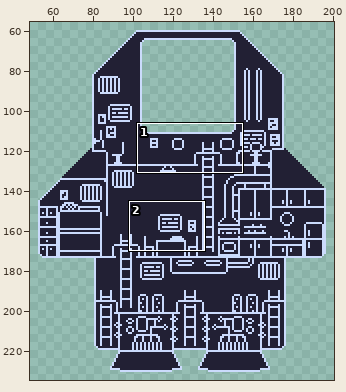
Pixel-art file -- Assets/Sprites/Ship.aseprite. Above: a wide view before the commit, with the close-up outlined.
Close-up. As it was:
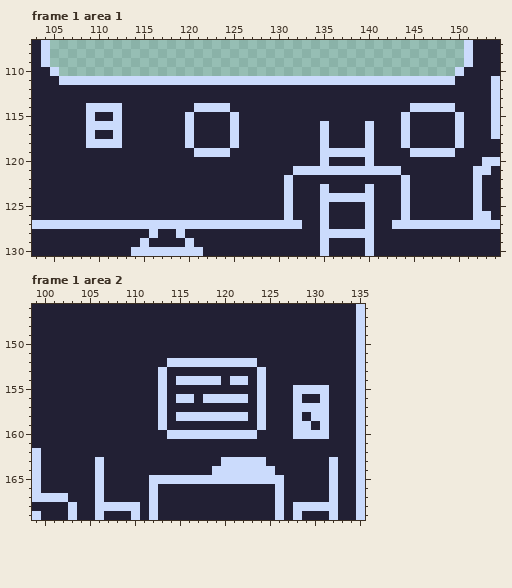
256x256 pixels, 2 frames. Shown: frame 1 area 1: x 103..154, y 107..130; frame 1 area 2: x 99..135, y 146..169. The wide view leaves out empty margins.
And afterwards:
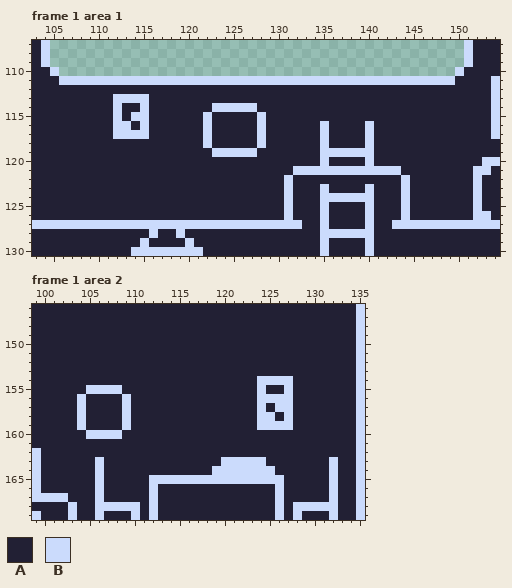
Palette (. is transparent): A #222034  B #cbdbfc
Commit message: rearrange transit computer/ships systems
Difference:
--- frame 1 area 1, layer "Furniture"
@@ x 103..154 @@
 112 AAAAAAAAAAAAAAAAAAAAAAAAAAAAAAAAAAAAAAAAAAAAAAAAAAAB
-113 AAAAAAAAAAAAAAAAAAAAAAAAAAAAAAAAAAAAAAAAAAAAAAAAAAAB
-114 AAAAAABBBBAAAAAAAABBBBAAAAAAAAAAAAAAAAAAAABBBBBAAAAB
-115 AAAAAABAABAAAAAAABAAAABAAAAAAAAAAAAAAAAAABAAAAABAAAB
-116 AAAAAABBBBAAAAAAABAAAABAAAAAAAAABAAAABAAABAAAAABAAAB
-117 AAAAAABAABAAAAAAABAAAABAAAAAAAAABAAAABAAABAAAAABAAAB
-118 AAAAAABBBBAAAAAAABAAAABAAAAAAAAABAAAABAAABAAAAABAAAA
-119 AAAAAAAAAAAAAAAAAABBBBAAAAAAAAAABBBBBBAAAABBBBBAAAAA
+113 AAAAAAAAABBBBAAAAAAAAAAAAAAAAAAAAAAAAAAAAAAAAAAAAAAB
+114 AAAAAAAAABAABAAAAAAABBBBBAAAAAAAAAAAAAAAAAAAAAAAAAAB
+115 AAAAAAAAABABBAAAAAABAAAAABAAAAAAAAAAAAAAAAAAAAAAAAAB
+116 AAAAAAAAABBABAAAAAABAAAAABAAAAAABAAAABAAAAAAAAAAAAAB
+117 AAAAAAAAABBBBAAAAAABAAAAABAAAAAABAAAABAAAAAAAAAAAAAB
+118 AAAAAAAAAAAAAAAAAAABAAAAABAAAAAABAAAABAAAAAAAAAAAAAA
+119 AAAAAAAAAAAAAAAAAAAABBBBBAAAAAAABBBBBBAAAAAAAAAAAAAA
 120 AAAAAAAAAAAAAAAAAAAAAAAAAAAAAAAABAAAABAAAAAAAAAAAABB
--- frame 1 area 2, layer "Furniture"
@@ x 99..135 @@
 151 AAAAAAAAAAAAAAAAAAAAAAAAAAAAAAAAAAAAB
-152 AAAAAAAAAAAAAAABBBBBBBBBBAAAAAAAAAAAB
-153 AAAAAAAAAAAAAABAAAAAAAAAABAAAAAAAAAAB
-154 AAAAAAAAAAAAAABABBBBBABBABAAAAAAAAAAB
-155 AAAAAAAAAAAAAABAAAAAAAAAABAAABBBBAAAB
-156 AAAAAAAAAAAAAABABBABBBBBABAAABAABAAAB
-157 AAAAAAAAAAAAAABAAAAAAAAAABAAABBBBAAAB
-158 AAAAAAAAAAAAAABABBBBBBBBABAAABABBAAAB
-159 AAAAAAAAAAAAAABAAAAAAAAAABAAABBABAAAB
-160 AAAAAAAAAAAAAAABBBBBBBBBBAAAABBBBAAAB
+152 AAAAAAAAAAAAAAAAAAAAAAAAAAAAAAAAAAAAB
+153 AAAAAAAAAAAAAAAAAAAAAAAAAAAAAAAAAAAAB
+154 AAAAAAAAAAAAAAAAAAAAAAAAABBBBAAAAAAAB
+155 AAAAAABBBBAAAAAAAAAAAAAAABAABAAAAAAAB
+156 AAAAABAAAABAAAAAAAAAAAAAABBBBAAAAAAAB
+157 AAAAABAAAABAAAAAAAAAAAAAABABBAAAAAAAB
+158 AAAAABAAAABAAAAAAAAAAAAAABBABAAAAAAAB
+159 AAAAABAAAABAAAAAAAAAAAAAABBBBAAAAAAAB
+160 AAAAAABBBBAAAAAAAAAAAAAAAAAAAAAAAAAAB
 161 AAAAAAAAAAAAAAAAAAAAAAAAAAAAAAAAAAAAB
Changed places in both close-ups, as pixel boxes (x1, y1, x2, y2):
changed: (86, 94, 266, 157)
changed: (401, 103, 464, 157)
changed: (77, 358, 329, 439)
